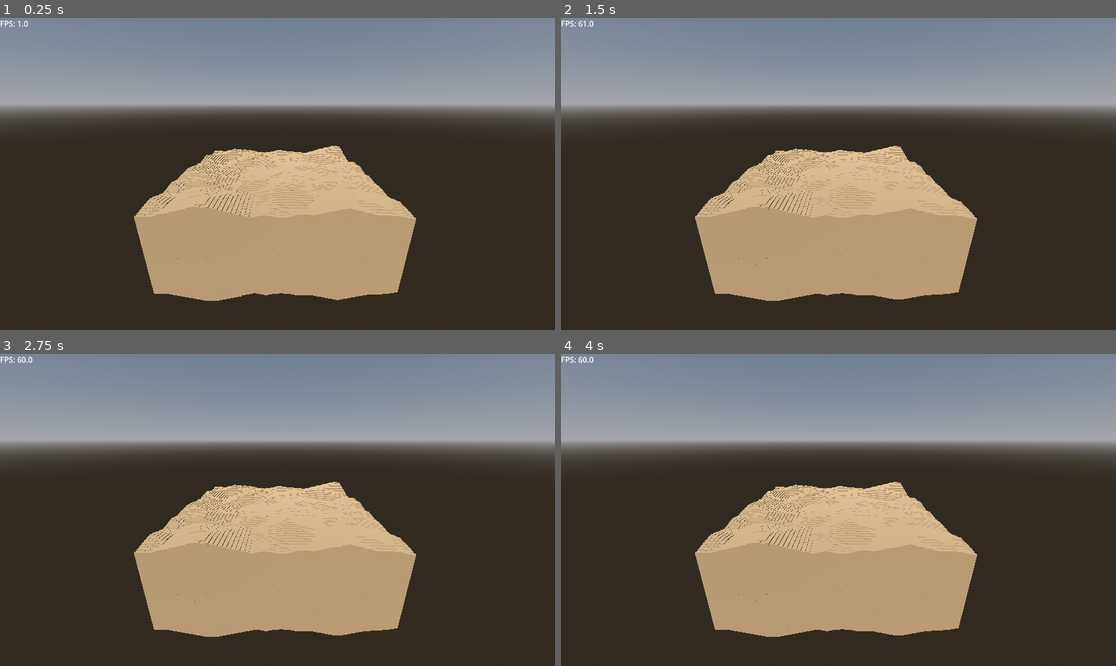
Above: before the commit, frames 1-4 (two rows, left to right).
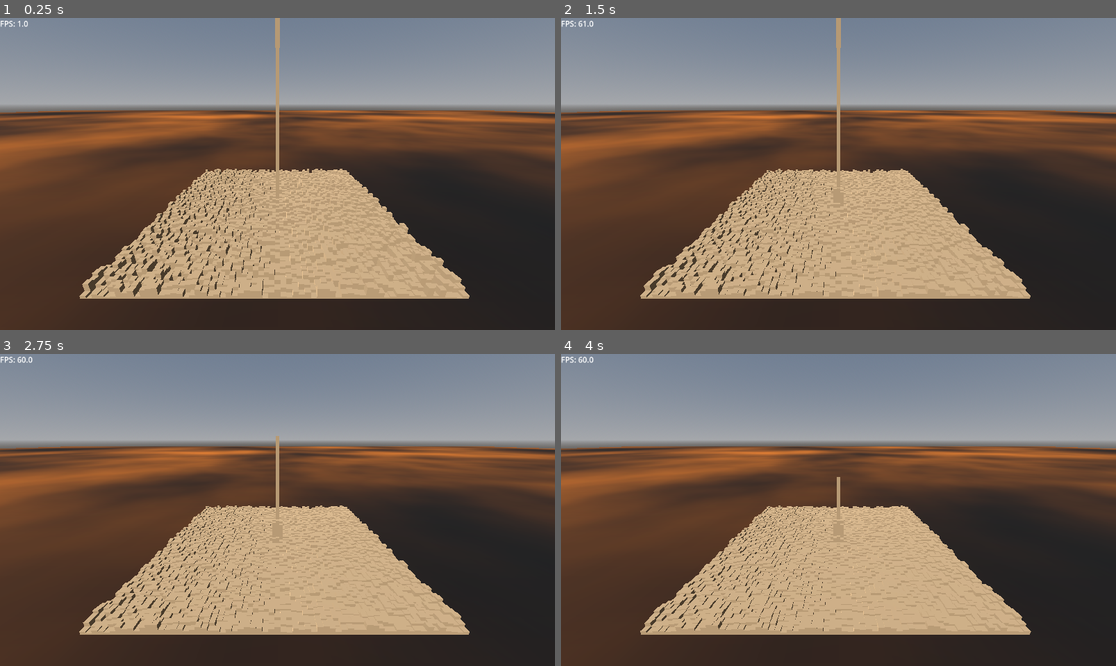
Above: after the commit, the same moments.

Repository: learnb/shovel-sim
Game: Godot game, scene res://test_room.tscn
Two runs of this game, one before a commit and one after it. Both use one fixed random seed, a clock stepped at 60 frames per second and the inputs below.
Inputs:
- Up to frame 1 (0.25 s): no input
- Up to frame 2 (1.5 s): no input
- Up to frame 3 (2.75 s): no input
- Up to frame 4 (4 s): no input

The runs differ from the first frame. In frame 1, 31% of the frame differs, in the area x 0-100%, y 0-100%; in frame 2, 31%; in frame 3, 31%; in frame 4, 31%.

Commit message:
add notes; tweak sim parameters and test scene

Diff:
--- a/shovel-sim/granular_sim.gd
+++ b/shovel-sim/granular_sim.gd
@@ -2,7 +2,7 @@
 
 enum CellType { EMPTY, SAND, DIRT, ROCK }
 const REPOSE = 0.5		# stable slope (meters of height difference)
-const FLOW_RATE = 0.5	# fraction of excess height to move
+const FLOW_RATE = 0.001	# fraction of excess height to move
 
 const grid_width = 64
 const grid_height = 64
@@ -22,7 +22,8 @@
 
 	for i in grid_size:
 		cell_type[i] = CellType.SAND
-		cell_height[i] = randf_range(0.0, 50.0)
+		cell_height[i] = randf_range(0.0, 5.0)
+	cell_height[idx(32, 32)] = 200.0
 
 func _process(_delta):
 	update_grid()
--- a/shovel-sim/test_room.tscn
+++ b/shovel-sim/test_room.tscn
@@ -17,7 +17,7 @@
 
 [sub_resource type="PlaneMesh" id="PlaneMesh_ju58f"]
 material = SubResource("StandardMaterial3D_arrdh")
-size = Vector2(128, 128)
+size = Vector2(2048, 2048)
 subdivide_width = 32
 subdivide_depth = 32
 
@@ -37,7 +37,6 @@
 [node name="Test_Room" type="Node3D"]
 
 [node name="Ground_SB3D" type="StaticBody3D" parent="."]
-visible = false
 
 [node name="Ground_MI3D" type="MeshInstance3D" parent="Ground_SB3D"]
 mesh = SubResource("PlaneMesh_ju58f")
@@ -47,7 +46,7 @@
 shape = SubResource("WorldBoundaryShape3D_x60sr")
 
 [node name="Camera3D" type="Camera3D" parent="."]
-transform = Transform3D(1, 0, 0, 0, 0.9454333, 0.3258157, 0, -0.3258157, 0.9454333, 0, 35.684227, 103.79837)
+transform = Transform3D(1, 0, 0, 0, 0.9454333, 0.3258157, 0, -0.3258157, 0.9454333, 0, 30.410698, 88.46835)
 
 [node name="WorldEnvironment" type="WorldEnvironment" parent="."]
 environment = SubResource("Environment_arrdh")
Not shown, added: notes.md
